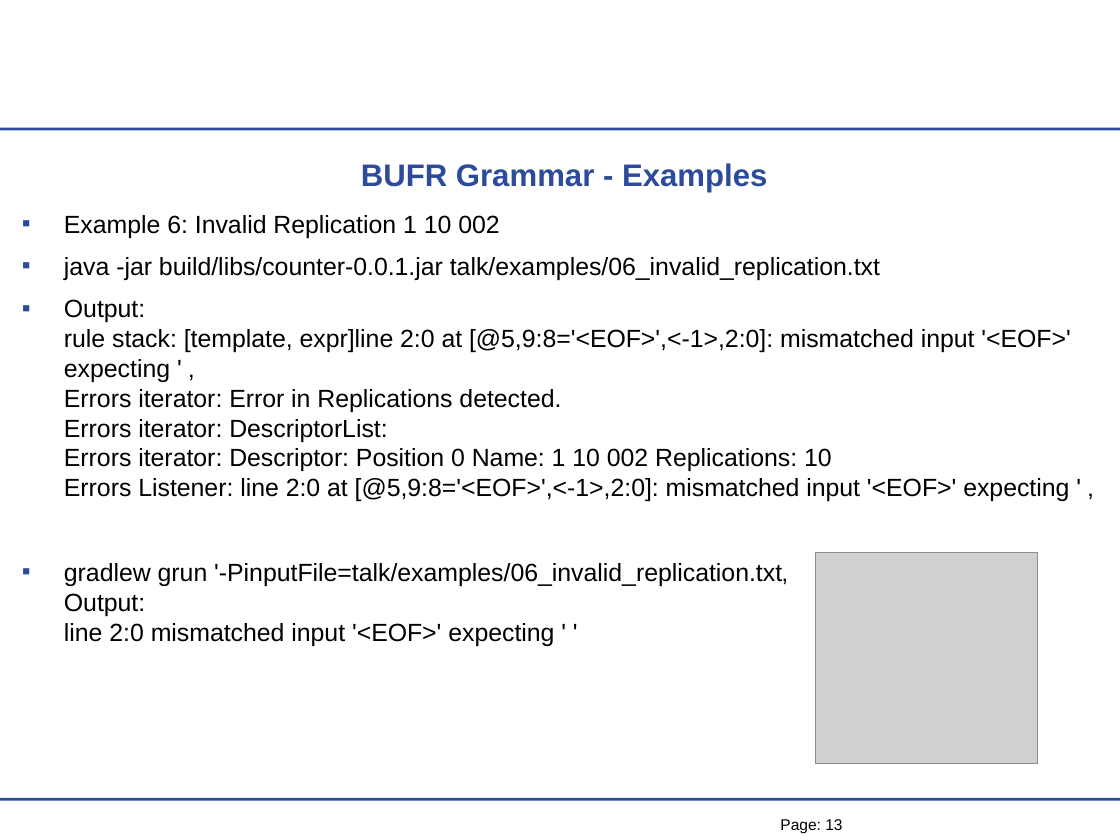
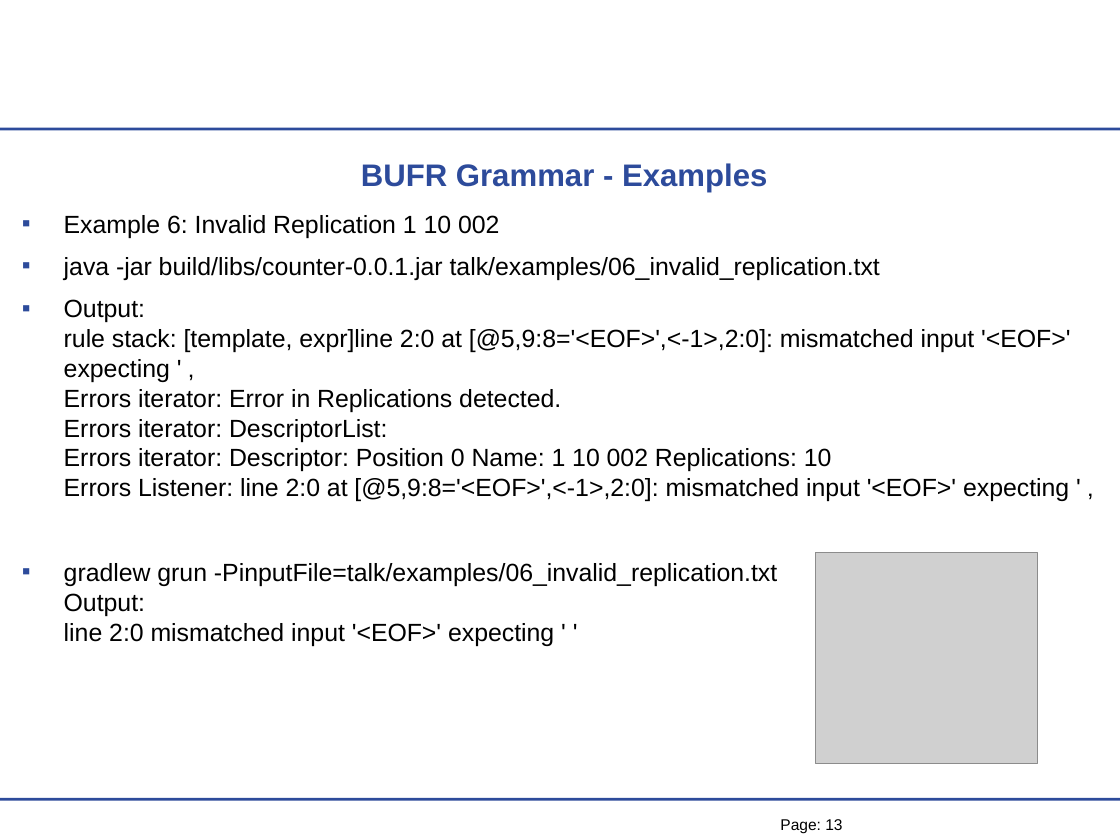
Before and after one commit to mheene/bufr-grammar, a slide deck: slide 13 of talk/BUFR-Grammar-Talk.ppt. Drawn at 1120x840 pixels with LibreOffice and Linux fonts; fonts in the diff are those of the drawing; grey boxes stand for pictures; background and template pictures are left out. Boxes give left, top, right and bottom in pixels: in the first picture for what was removed or moved away, otherwise in the second. Text is boxed around its words. In the diff, an @@ line names an element or a change of style, - is before the commit and + after.

Commit message:
Slides updated and avm example added

```diff
--- a/talk/BUFR-Grammar-Talk.ppt
+++ b/talk/BUFR-Grammar-Talk.ppt
@@ text at bbox=[64, 215, 1070, 501]: indent changed @@
@@ text at bbox=[64, 563, 777, 646]: text changed @@
-▪ gradlew grun '-PinputFile=talk/examples/06_invalid_replication.txt‚
-  Output:
-  line 2:0 mismatched input '<EOF>' expecting ' '
+▪ gradlew grun -PinputFile=talk/examples/06_invalid_replication.txt
+  Output:
+  line 2:0 mismatched input '<EOF>' expecting ' '
```
Also in this commit, not shown: 12 other slides changed, 1 slide added, 4 other files.
